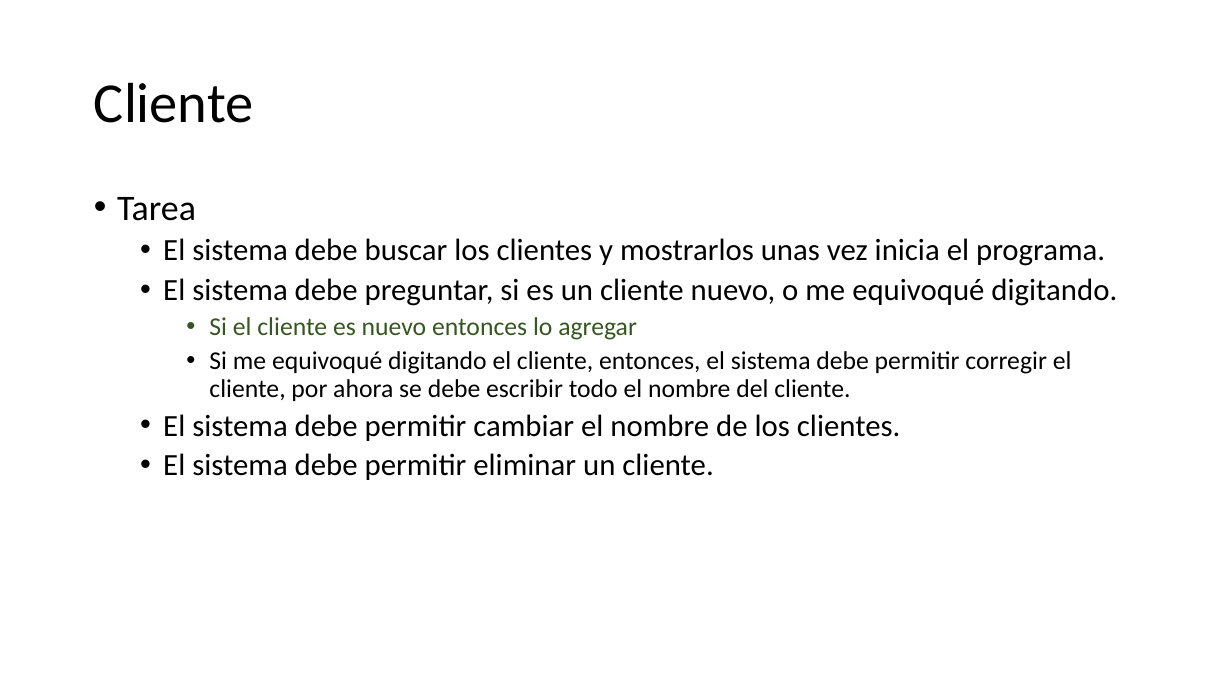
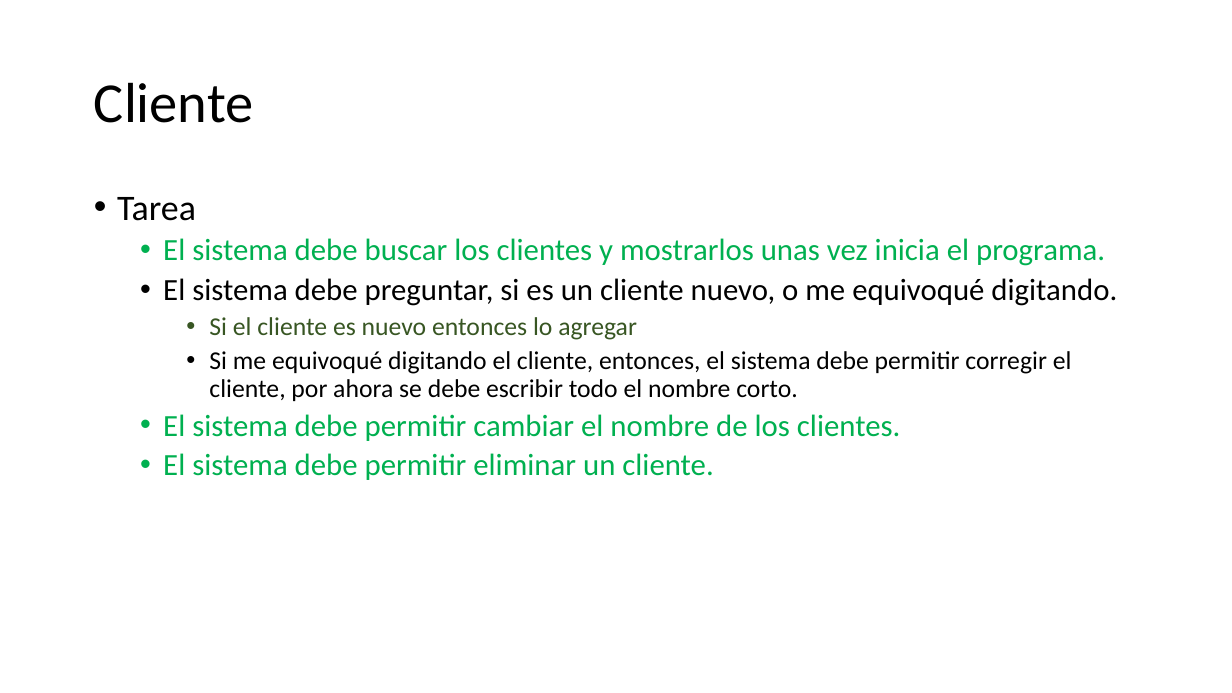
Before and after one commit to juande007/generadorDeReporte, a slide deck: slide 6 of Documentación/Documentation.pptx (slide 5 before the commit). Drawn at 1232x693 pixels with LibreOffice and Linux fonts; fonts in the diff are those of the drawing. Boxes give left, top, right and bottom in pixels: in the first picture for what was removed or moved away, otherwise in the second. Text is boxed around its words. In the diff, an @@ line names an element or a change of style, - is before the commit and + after.

Commit message:
Incidentes y funciones faltantes
Se creo la clase Incidentes.
Se documento gran parte del código
Se creo la clase eliminar y mostrar clientes

```diff
--- a/Documentación/Documentation.pptx
+++ b/Documentación/Documentation.pptx
@@ text at <box>163,238,1105,480</box>: text colour #000000 to #00B050 in "El sistema debe buscar los clientes y ...", "El sistema debe permitir cambiar el nombre ...", "El sistema debe permitir eliminar un cliente." @@
@@ text at <box>209,351,1072,401</box>: text changed @@
-    • Si me equivoqué digitando el cliente, entonces, el sistema debe permitir corregir el cliente, por ahora se debe escribir todo el nombre del cliente.
+    • Si me equivoqué digitando el cliente, entonces, el sistema debe permitir corregir el cliente, por ahora se debe escribir todo el nombre corto.
```
Also in this commit, not shown: 8 slides added, 4 slides removed, 25 other files.
